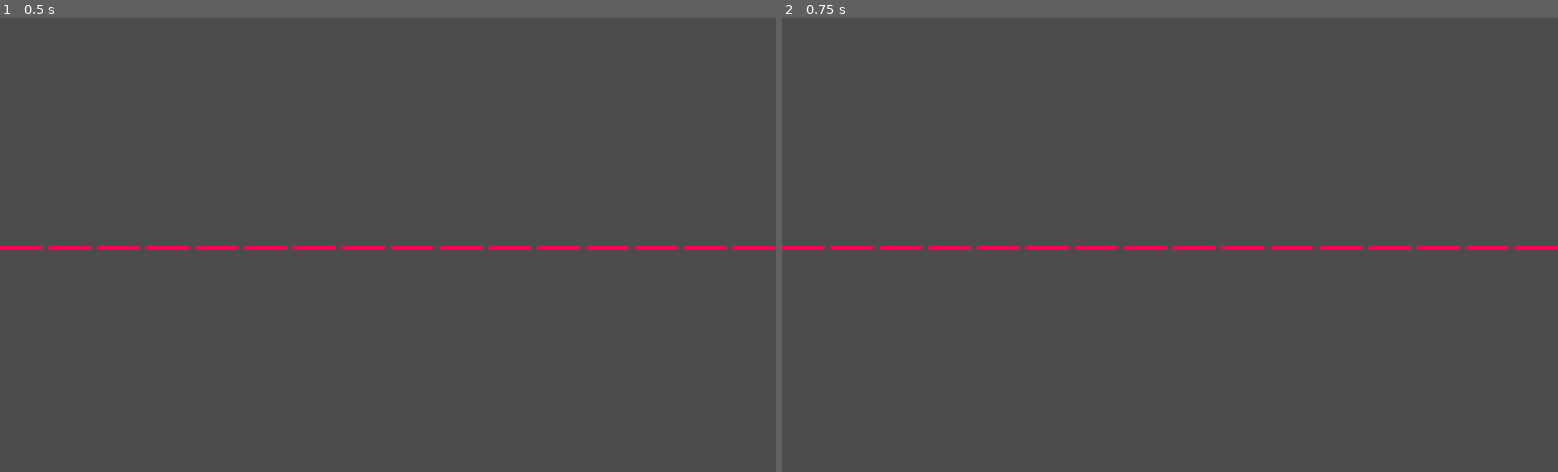
Above: before the commit, frames 1-2 (left to right).
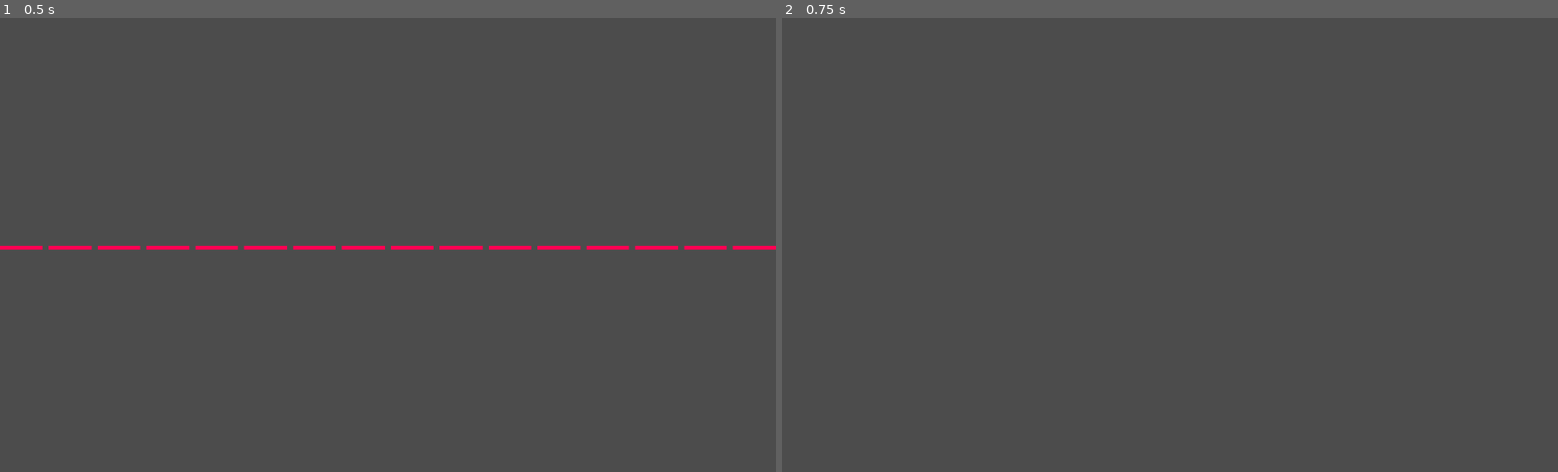
Above: after the commit, the same moments.

Repository: hellocld/vj-hogr-vgmcon-2022
Game: Godot game, scene res://Scenes/VUMeter/VUMeter.tscn
The game is run twice, just before and just after one commit, with the same random seed, the same clock (stepped at 60 frames per second) and the same inputs. The project has no main scene, so this scene is started directly.
Inputs:
- Up to frame 1 (0.5 s): no input
- Up to frame 2 (0.75 s): tap Enter at 0.5 s; tap Space (util_autothreshset, bound only after the commit) at 0.6 s

Frame 1 is identical in both runs. In frame 2, 0.9% of the frame differs, in the area x 0-100%, y 50-52%.

Commit message:
Auto threshold logic for setting threshold triggers based on incoming audio

Diff:
--- /dev/null
+++ b/Autoloads/AutoThresholdSetter/AutoThresholdSetter.gd
@@ -0,0 +1,37 @@
+extends Node
+
+var _is_sampling := false
+var _sample_set : Array
+var _num_samples := 0
+
+func _process(delta: float) -> void:
+	if Input.is_action_just_pressed("util_autothreshset"):
+		_is_sampling = true
+		_init_sample_set()
+	if Input.is_action_just_released("util_autothreshset"):
+		_is_sampling = false
+		_set_new_thresholds()
+
+	if _is_sampling:
+		for i in _sample_set.size():
+			_sample_set[i] += SpectrumAnalyzer.get_sample(i)
+		_num_samples += 1;
+
+"""
+Initializes the sample set and gets things ready for collecting threshold
+samples.
+"""
+func _init_sample_set():
+	_sample_set.clear()
+	for i in SpectrumAnalyzer.sample_size:
+		_sample_set.append(0)
+	_num_samples = 0
+
+"""
+Sets the new threshold values by averaging all the values acquired via
+_init_sample_set().
+"""
+func _set_new_thresholds():
+	for i in SpectrumAnalyzer.sample_size:
+		_sample_set[i] /= _num_samples
+		SpectrumAnalyzer.set_sample_trigger_threshold(i, _sample_set[i])
--- a/Autoloads/SpectrumAnalyzer/SpectrumAnalyzer.gd
+++ b/Autoloads/SpectrumAnalyzer/SpectrumAnalyzer.gd
@@ -6,10 +6,10 @@
 
 var _bus_idx : int
 var _effect : AudioEffectSpectrumAnalyzerInstance
-var _sample_size := 16
 var _freq_range := 44100.0 / 4
 var _min_db := 60
 
+var sample_size := 16
 var samples : Array
 var sample_trigger_thresholds : Array
 var sample_triggered : Array
@@ -18,14 +18,14 @@
 func _ready() -> void:
 	_bus_idx = AudioServer.get_bus_index("Input")
 	_effect = AudioServer.get_bus_effect_instance(_bus_idx, 0)
-	for i in _sample_size:
+	for i in sample_size:
 		sample_trigger_thresholds.append(0.5)
 		sample_triggered.append(false)
 
 
 func _process(_delta) -> void:
 	samples = _get_samples()
-	for i in _sample_size:
+	for i in sample_size:
 		if samples[i] >= sample_trigger_thresholds[i] && !sample_triggered[i]:
 			emit_signal("sample_triggered", i)
 			sample_triggered[i] = true
@@ -38,8 +38,8 @@
 """
 func _get_samples() -> Array:
 	var set:Array
-	var freq_subrange = _freq_range / (_sample_size + 1)
-	for i in _sample_size:
+	var freq_subrange = _freq_range / (sample_size + 1)
+	for i in sample_size:
 		var mag = _effect.get_magnitude_for_frequency_range(i * freq_subrange, (i + 1) * freq_subrange, AudioEffectSpectrumAnalyzerInstance.MAGNITUDE_MAX).length()
 		var vol = clamp((_min_db + linear2db(mag)) / _min_db, 0, 1)
 		set.append(vol)
--- a/Scenes/VUMeter/Threshold.gd
+++ b/Scenes/VUMeter/Threshold.gd
@@ -11,11 +11,14 @@
 	SpectrumAnalyzer.connect("sample_threshold_changed", self, "_update_bar_pos")
 	SpectrumAnalyzer.connect("sample_triggered", self, "_on_sample_triggered")
 
-
+"""
+Update the position of the threshold bar based on the SpectrumAnalyzer's
+threshold for the given index.
+"""
 func _update_bar_pos(idx, val) -> void:
 	if idx == index:
-		_bar.margin_bottom = _bar.margin_top * -val
-		_bar.margin_top = self.rect_size.y - 5
+		_bar.margin_top = self.rect_size.y * -val
+		_bar.margin_bottom = _bar.margin_top + 5
 
 
 func _on_sample_triggered(idx) -> void:
--- a/project.godot
+++ b/project.godot
@@ -15,6 +15,15 @@
 [autoload]
 
 SpectrumAnalyzer="*res://Autoloads/SpectrumAnalyzer/SpectrumAnalyzer.tscn"
+AutoThresholdSetter="*res://Autoloads/AutoThresholdSetter/AutoThresholdSetter.gd"
+
+[input]
+
+util_autothreshset={
+"deadzone": 0.5,
+"events": [ Object(InputEventKey,"resource_local_to_scene":false,"resource_name":"","device":0,"alt":false,"shift":false,"control":false,"meta":false,"command":false,"pressed":false,"scancode":0,"physical_scancode":32,"unicode":0,"echo":false,"script":null)
+ ]
+}
 
 [rendering]
 
Not shown, added: logs/godot.log
Not shown, added: logs/godot_2022-01-24_13.00.06.log
Not shown, added: logs/godot_2022-01-24_13.00.40.log
Not shown, added: logs/godot_2022-01-24_13.01.13.log
Not shown, added: logs/godot_2022-01-24_13.03.37.log
